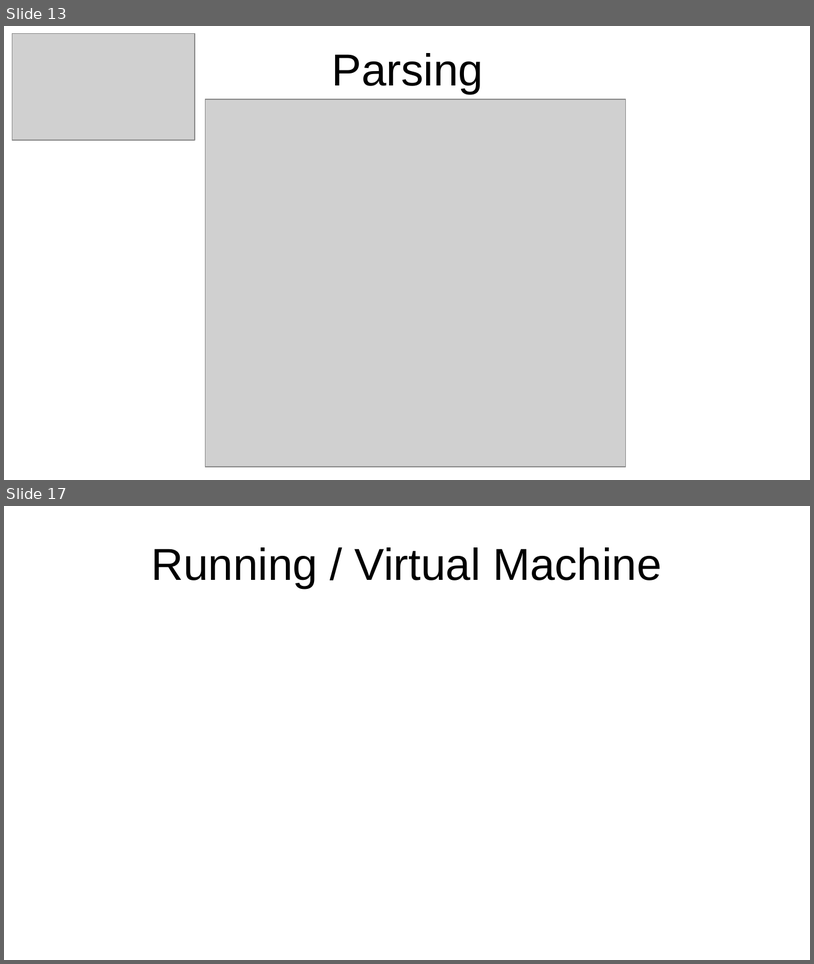
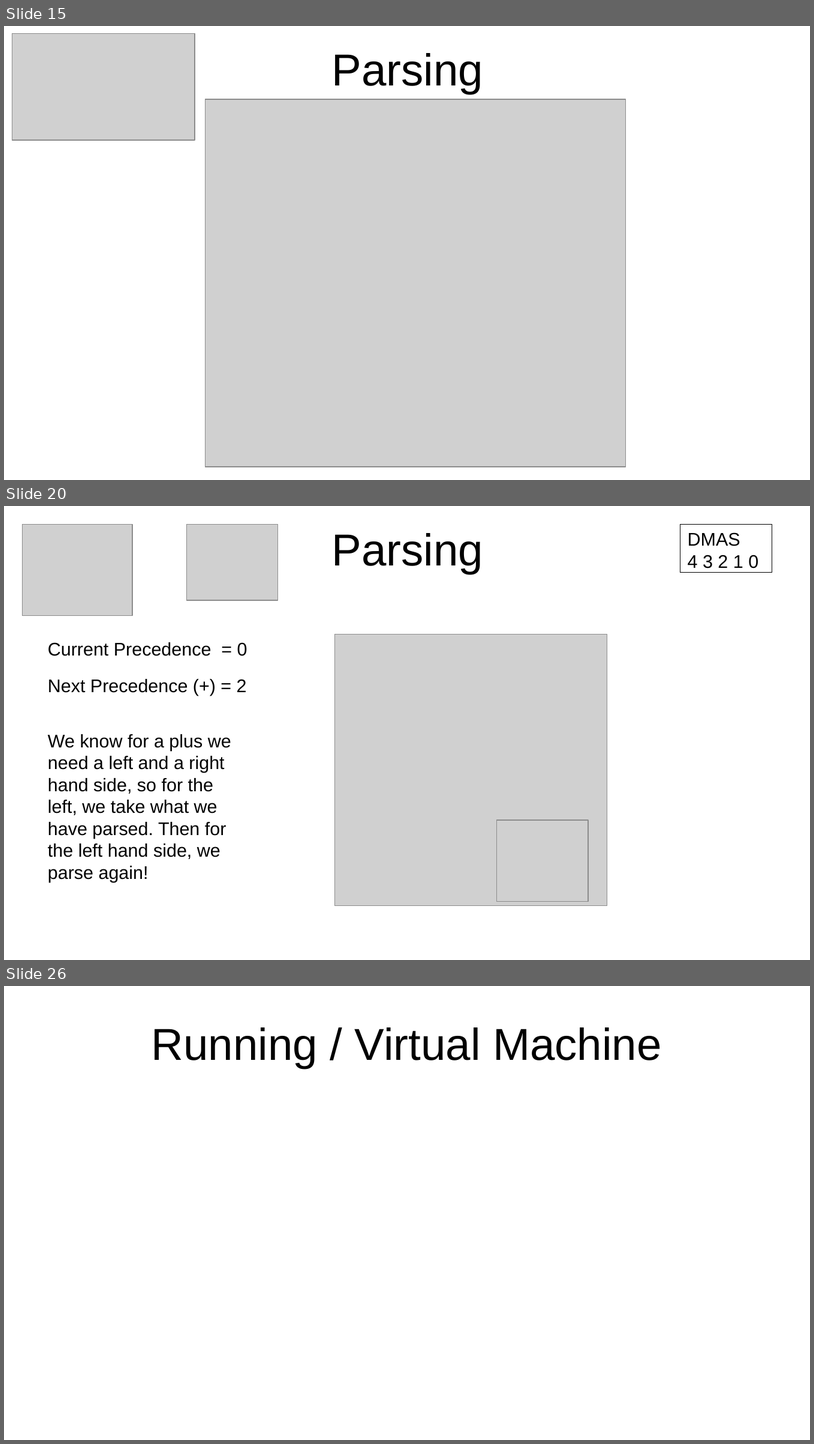
Before and after one commit to grab-a-byte/CalculatorCompiler, a slide deck: slides/Compiler Slides.odp. Shown one above the other, each under a label of ours: slides 13 and 17 before the commit, slides 15, 20 and 26 after it; the slides between them are not shown. The pictures are 814x964 and 814x1444 pixels, drawn with LibreOffice and Linux fonts; fonts in the diff are those of the drawing; grey boxes stand for pictures. Boxes give left, top, right and bottom in pixels: in the first picture for what was removed or moved away, otherwise in the second. Text is boxed around its words. In the diff, an @@ line names an element or a change of style, - is before the commit and + after.

```diff
--- a/slides/Compiler Slides.odp
+++ b/slides/Compiler Slides.odp
@@ slide 20 added at box(4, 506, 810, 960), background #FFFFFF @@
@@ picture added at box(22, 524, 133, 616) @@
@@ picture added at box(187, 524, 278, 600) @@
@@ title added at box(332, 533, 483, 574), 44 pt, text #000000 @@
+Parsing
@@ rectangle added at box(681, 524, 773, 573), outline #000000 0 pt, 18 pt, text #000000 @@
+DMAS
+4 3 2 1 0
@@ text added at box(48, 642, 248, 656), 18 pt, text #000000 @@
+Current Precedence = 0
@@ picture added at box(335, 634, 608, 906) @@
@@ text added at box(48, 679, 247, 693), 18 pt, text #000000 @@
+Next Precedence (+) = 2
@@ text added at box(48, 734, 231, 882), 18 pt, text #000000 @@
+We know for a plus we need a left and a right hand side, so for the left, we take what we have parsed. Then for the left hand side, we parse again!
@@ picture added at box(497, 820, 588, 901) @@
@@ what was slide 13 is now slide 15 @@
@@ what was slide 17 is now slide 26 @@
```
Also in this commit, not shown: 2 slides changed, 11 other slides added, 2 slides removed, 2 other files.
